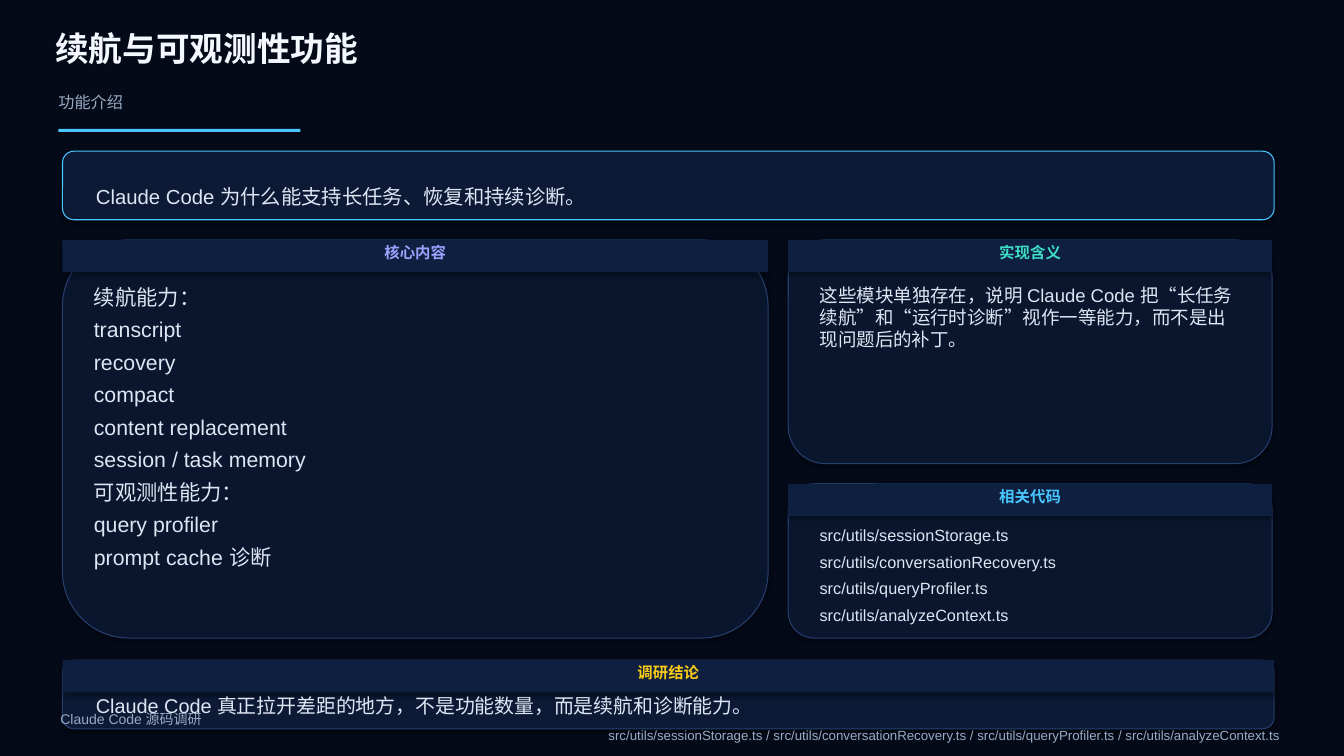
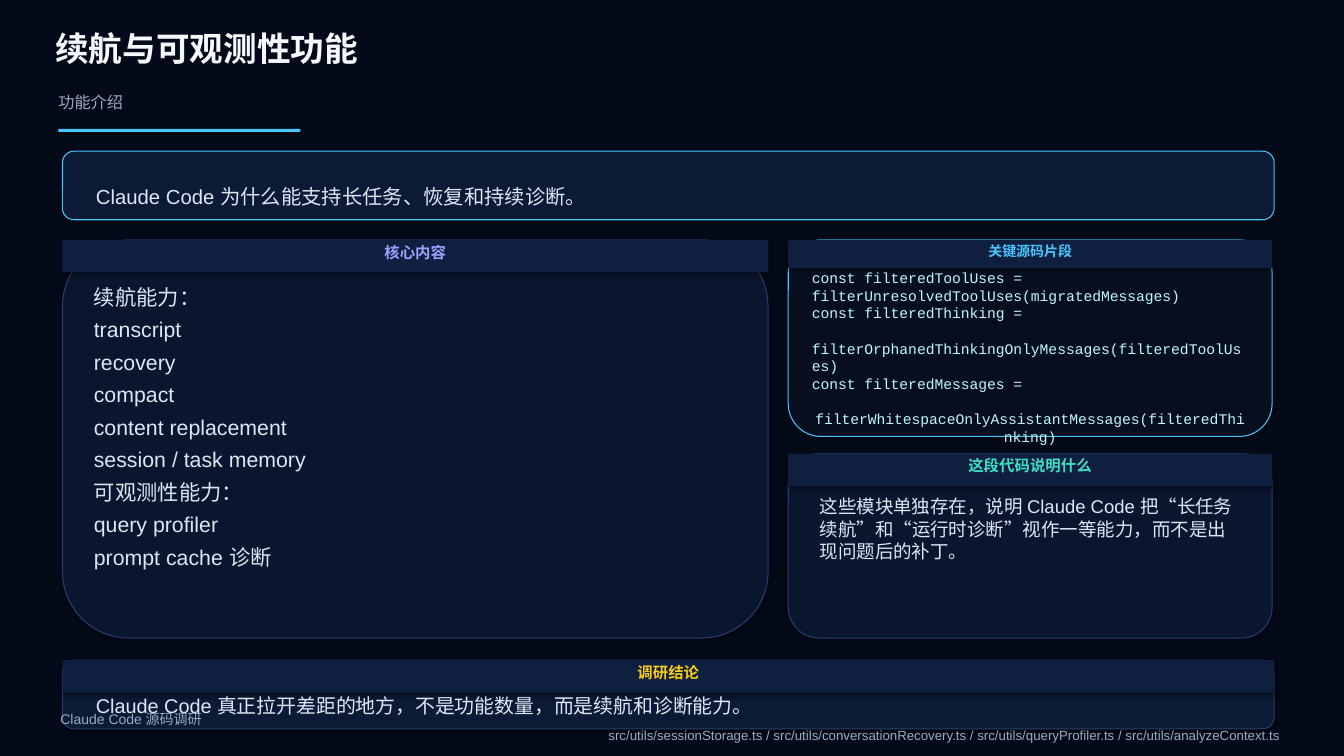
Before and after one commit to boboliu-1010/ccode, a slide deck: slide 15 of docs/zh/10-Claude Code 源码调研.pptx (slide 21 before the commit). Drawn at 1344x756 pixels with LibreOffice and Linux fonts; fonts in the diff are those of the drawing. Boxes give left, top, right and bottom in pixels: in the first picture for what was removed or moved away, otherwise in the second. Text is boxed around its words. In the diff, an @@ line names an element or a change of style, - is before the commit and + after.

```diff
--- a/docs/zh/10-Claude Code 源码调研.pptx
+++ b/docs/zh/10-Claude Code 源码调研.pptx
@@ rounded rectangle removed at (788, 240, 1272, 464) @@
@@ rectangle removed at (788, 240, 1272, 272) @@
-实现含义
@@ rounded rectangle added at (788, 240, 1272, 437), fill #070F1F, outline #48C6FF 0.75 pt, 10.5 pt, text #BEF6FF @@
+const filteredToolUses = filterUnresolvedToolUses(migratedMessages)
+const filteredThinking =
+filterOrphanedThinkingOnlyMessages(filteredToolUses)
+const filteredMessages =
+filterWhitespaceOnlyAssistantMessages(filteredThinking)
@@ rectangle added at (788, 240, 1272, 268), fill #0E1F3F, 10 pt, text #48C6FF, bold @@
+关键源码片段
@@ rounded rectangle: place and size @@
-rounded rectangle at (788, 484, 1272, 638)
+rounded rectangle at (788, 454, 1272, 638)
@@ rectangle "这段代码说明什么": place and size @@
-rectangle "这段代码说明什么" at (788, 484, 1272, 516)
+rectangle "这段代码说明什么" at (788, 454, 1272, 486)
@@ text in rectangle at (968, 458, 1091, 473): text changed; text colour #48C6FF to #3DE0C7 @@
-相关代码
+这段代码说明什么
@@ text "这些模块单独存在，说明 Claude Code 把“长任务续航”和“运行时诊断”视作一等能力，而不是出现问题后的补丁。": place and size @@
-text "这些模块单独存在，说明 Claude Code 把“长任务续航”和“运行时诊断”视作一等能力，而不是出现问题后的补丁。" at (820, 286, 1232, 348)
+text "这些模块单独存在，说明 Claude Code 把“长任务续航”和“运行时诊断”视作一等能力，而不是出现问题后的补丁。" at (820, 497, 1232, 560)
@@ text removed at (820, 529, 1056, 625) @@
-src/utils/sessionStorage.ts
-src/utils/conversationRecovery.ts
-src/utils/queryProfiler.ts
-src/utils/analyzeContext.ts
```
Also in this commit, not shown: 29 other slides changed, 2 slides added, 18 slides removed, 2 other files.
